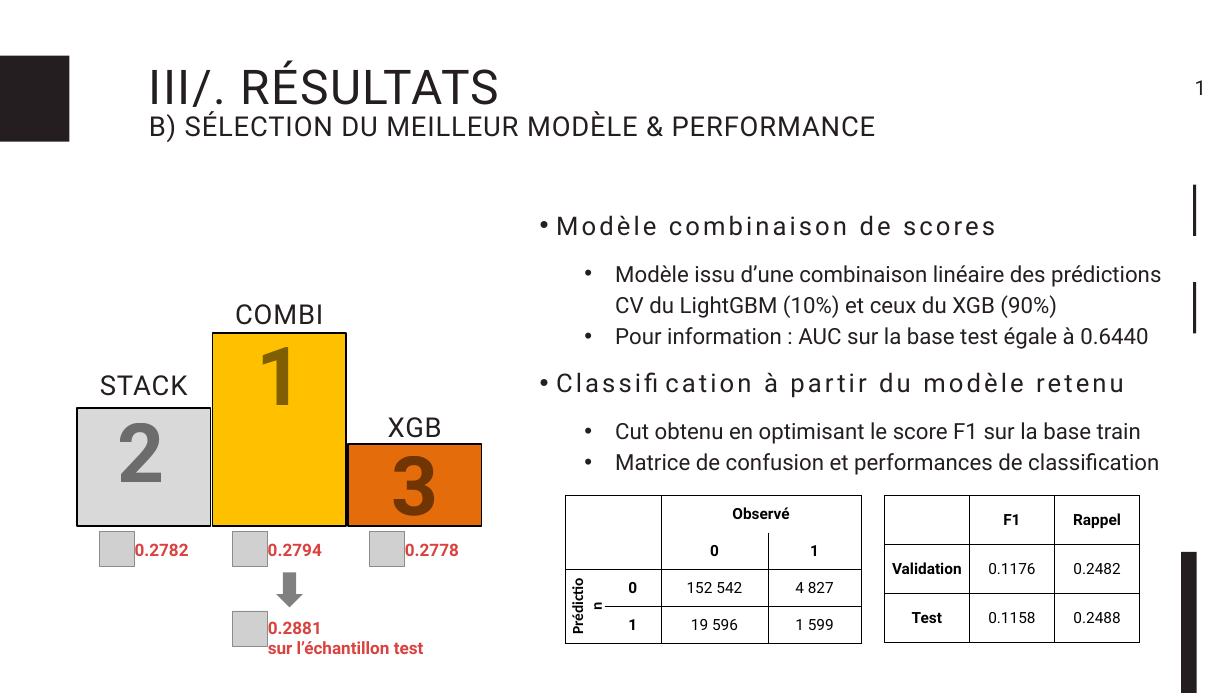
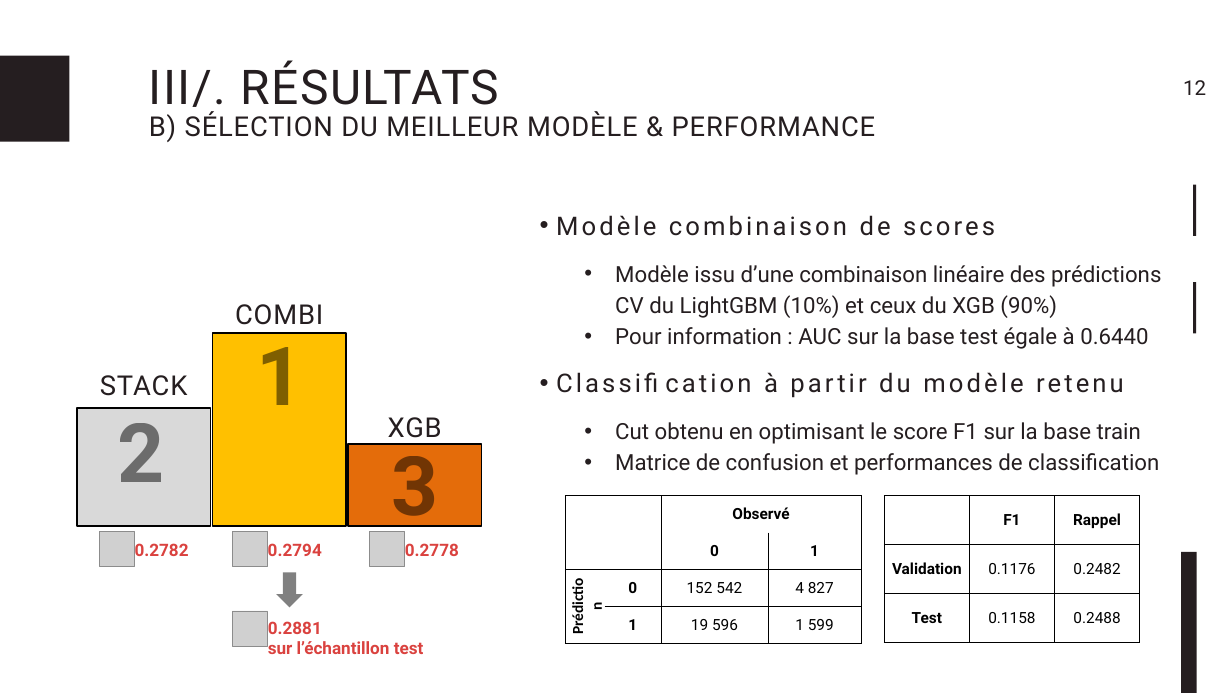
Before and after one commit to Psqrt/projet_ml, a slide deck: slide 13 of presentation/projet_ml.pptx (slide 10 before the commit). Drawn at 1232x693 pixels with LibreOffice and Linux fonts; fonts in the diff are those of the drawing; grey boxes stand for pictures. Boxes give left, top, right and bottom in pixels: in the first picture for what was removed or moved away, otherwise in the second. Text is boxed around its words. In the diff, an @@ line names an element or a change of style, - is before the commit and + after.

```diff
--- a/presentation/projet_ml.pptx
+++ b/presentation/projet_ml.pptx
@@ text at <box>1183,80,1206,95</box>: text changed @@
-1
+12
```
Also in this commit, not shown: 6 other slides changed, 4 slides added, 1 slide removed, 3 other files.
